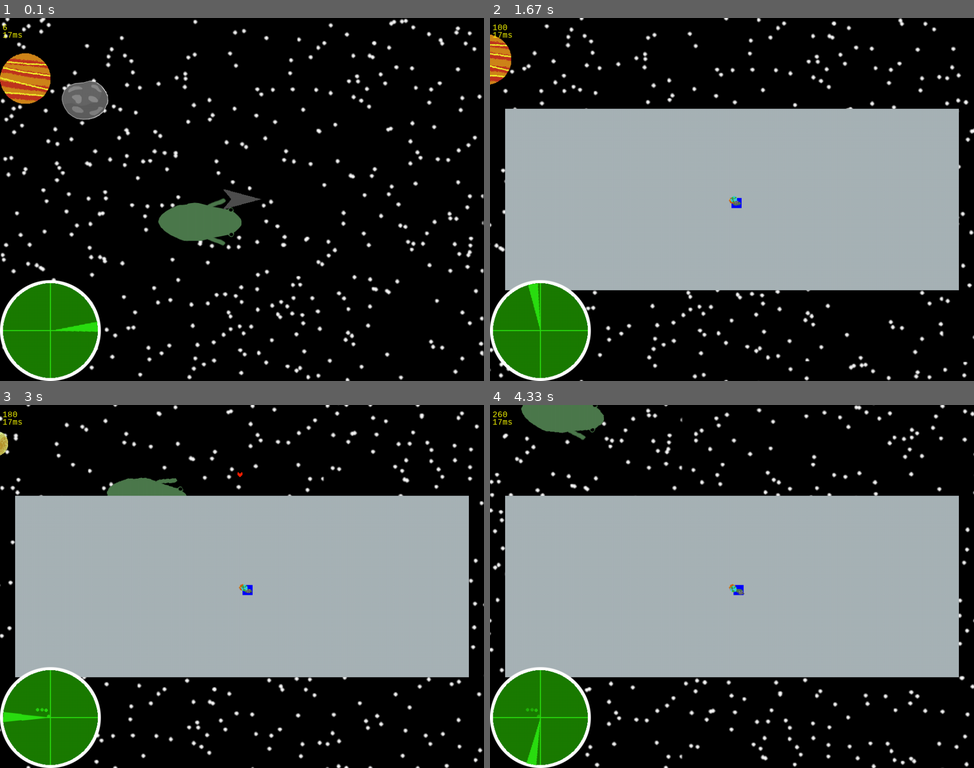
Above: before the commit, frames 1-4 (two rows, left to right).
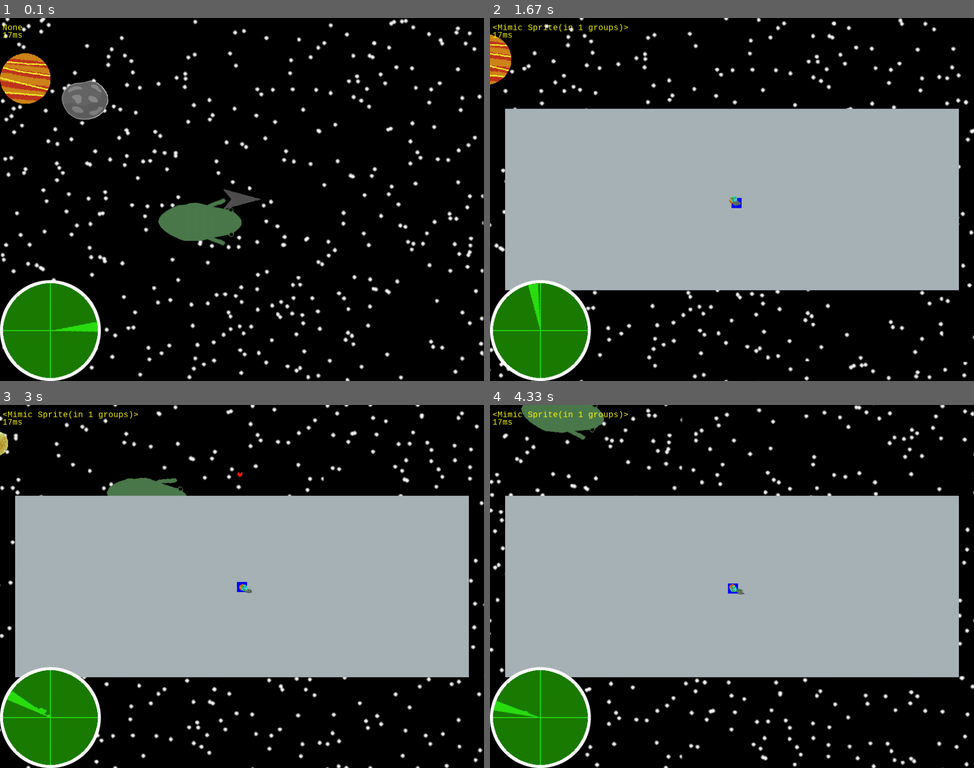
Above: after the commit, the same moments.

Repository: Jacob-OTW/Explorer-in-PyGame
Game: pygame game, started from main.py
Same seed, same stepped clock (60 frames per second), same inputs: the game is played once before the commit and once after it.
Inputs (mouse positions are in pixels of both pictures, inside the frame that each line leads up to):
- Up to frame 1 (0.1 s): no input
- Up to frame 2 (1.67 s): hold I 0.33-0.8 s; hold Up 0.33-0.8 s; click (886, 188) at 0.88 s; tap G at 1.17 s; hold M from 1.5 s (still down); hold Up from 1.5 s (still down)
- Up to frame 3 (3 s): release M at 1.97 s; release Up at 1.97 s; tap I at 2 s; tap Space at 2.33 s; tap D at 2.67 s
- Up to frame 4 (4.33 s): click (606, 452) at 3.05 s; tap I at 3.67 s; tap Space at 4 s

The runs differ from the first frame. In frame 1, less than 0.1% of the frame differs, in the area x 0-5%, y 1-4%; in frame 2, 0.2%; in frame 3, 0.6%; in frame 4, 0.6%, in the area x 0-53%, y 1-100%.

Commit message:
Added working radar, still need to test for performance, currently the pings are limited 150 sprites.

Diff:
--- a/main.py
+++ b/main.py
@@ -1,3 +1,4 @@
+import random
 import pygame
 import sys
 import time
@@ -10,7 +11,7 @@
 from nav_objs import mimic_group, Mimic, map_selector_group, map_selector, map_ui_group, map_ui, arrow_group
 from star_obj import Stars
 from space_probe_obj import space_probe_group
-from radar_obj import radar_group, radar_ping_group
+from radar_obj import radar_group, radar, radar_ping_group
 
 
 def HandleKeys():
@@ -37,6 +38,11 @@
                 map_ui.map = False if map_ui.map else True
             if event.key == pygame.K_g:  # Cycle target for arrow and map
                 map_selector.next_target()
+            if event.key == pygame.K_i:
+                if radar_ping_group.sprites():
+                    r = random.choice(radar_ping_group.sprites())
+                    radar.lock = r.target
+                    map_selector.set_target(r)
 
 
 class MouseTrail:  # This class is for debugging
@@ -116,7 +122,7 @@
     pop_up_group.draw(stage.screen)
 
     # Text
-    text = myfont.render(f"{radar_group.sprites()[0].cursor_angle}", True, (255, 255, 0))
+    text = myfont.render(f"{map_selector.target}", True, (255, 255, 0))
     stage.screen.blit(text, (5, 10))
     text2 = myfont.render(f"{round(frame_time * 1000)}ms", True, (255, 255, 0))
     stage.screen.blit(text2, (5, 25))
--- a/nav_objs.py
+++ b/nav_objs.py
@@ -100,6 +100,14 @@
                 map_selector.target_index = 1
         map_selector.target = map_selector.possible[map_selector.target_index]
 
+    @classmethod
+    def set_target(cls, obj):
+        a = obj.target
+        for i in mimic_group.sprites():
+            if i.target == a:
+                map_selector.possible.append(i)
+                map_selector.target = i
+
 
 map_selector_group = pygame.sprite.GroupSingle()
 map_selector = Map_Selector()
--- a/radar_obj.py
+++ b/radar_obj.py
@@ -26,6 +26,13 @@
         return math.atan(x / y) * convert + 180
 
 
+def semi_equal(value, match, accuracy):
+    if match - accuracy + 1 < value < match + accuracy +1:
+        return True
+    else:
+        return False
+
+
 def dis_to(mp, tp):
     x = tp[0] - mp[0]
     y = tp[1] - mp[1]
@@ -41,36 +48,40 @@
         self.radar_screen = pygame.image.load('Assets/Radar/radar_screen.png').convert_alpha()
         self.radar_screen_rect = self.radar_screen.get_rect(center=(100, 100))
         self.radar_cursor = pygame.image.load('Assets/Radar/radar_cursor.png').convert_alpha()
+        self.radar_cursor.set_alpha(150)
         self.radar_cursor_rect = self.radar_cursor.get_rect(center=(100, 100))
 
         # Angles
         self.cursor_angle = 0
+
+        # Lock
+        self.lock = None
 
     def update(self):
         # Rotate
         self.radar_cursor = pygame.transform.rotate(pygame.image.load('Assets/Radar/radar_cursor.png').convert_alpha(),
                                                     self.cursor_angle)
         self.radar_cursor_rect = self.radar_cursor.get_rect(center=(100, 100))
-        self.cursor_angle += 1
+        if not self.lock:
+            self.cursor_angle += 1
+        else:
+            self.cursor_angle = dir_to(play.rect.center, self.lock.rect.center) - 90
         if self.cursor_angle > 360:
             self.cursor_angle = 0
 
         # Detect
-        draws = []
         for planet in planet_group.sprites():
             angle = round(round_dir(dir_to(play.rect.center, planet.rect.center)))
             dis = dis_to(play.rect.center, planet.rect.center)
-            if angle == round_dir(self.cursor_angle + 90) and dis < 2500:
-                draws.append((angle, dis, planet))
+            if semi_equal(angle, round_dir(self.cursor_angle + 90), 5) and dis < 2500:
+                print(len(radar_ping_group.sprites()))
+                if len(radar_ping_group.sprites()) < 150:
+                    radar_ping_group.add(Radar_Ping(angle, dis, planet))
 
         # Update Image
         self.image = pygame.Surface((200, 200), pygame.SRCALPHA, 32)
         self.image.blit(self.radar_screen, self.radar_screen_rect)
         self.image.blit(self.radar_cursor, self.radar_cursor_rect)
-
-        # Draw pings
-        for draw in draws:
-            radar_ping_group.add(Radar_Ping(draw[0], draw[1], draw[2]))
 
 
 class Radar_Ping(pygame.sprite.Sprite):
@@ -87,7 +98,7 @@
         self.opacity = 255
 
     def update(self):
-        self.opacity -= 1
+        self.opacity -= 5
         if self.opacity < 0:
             self.kill()
         self.image.set_alpha(self.opacity)
--- a/shop_UI_obj.py
+++ b/shop_UI_obj.py
@@ -4,6 +4,7 @@
 from pop_up_obj import add_pop_up
 from nav_objs import map_selector
 from space_probe_obj import add_probe
+from radar_obj import radar
 
 
 def return_main_menu():  # Returns main menu options
@@ -177,6 +178,7 @@
                         self.shop_list = return_main_menu()
                     case 'Clear Target':
                         map_selector.target = None
+                        radar.lock = None
             elif not play.Current_Planet or 'Shop' not in play.Current_Planet.status:
                 self.shop = False
                 self.shop_list = return_main_menu()
